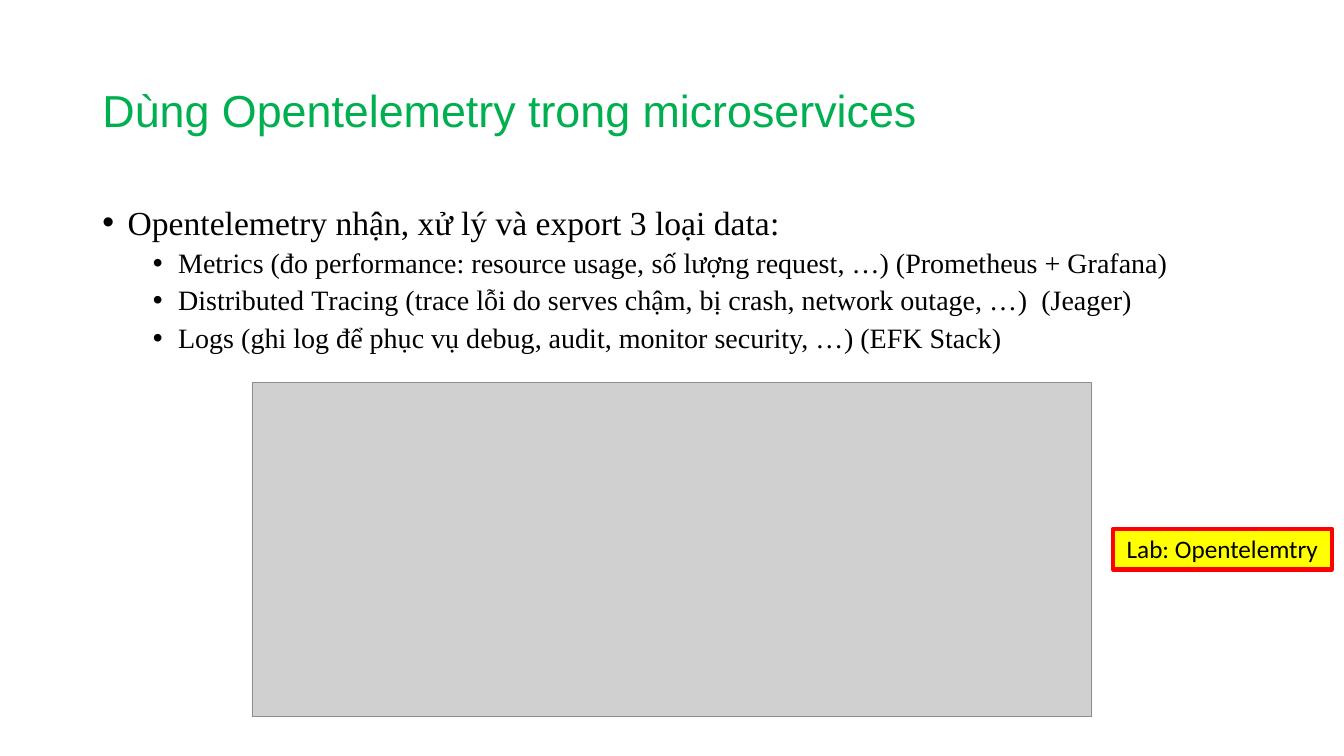
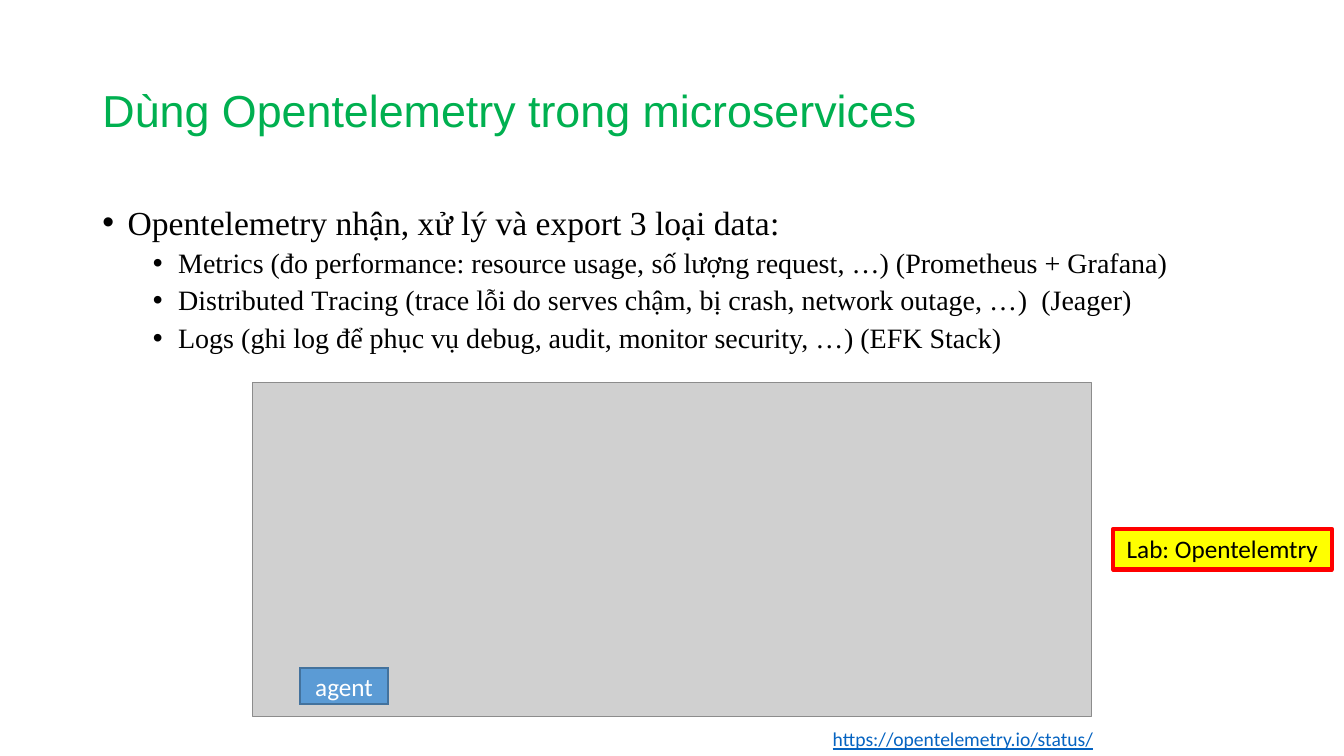
Before and after one commit to tuanndd/microservices-labs, a slide deck: slide 3 of module-6/Choosing-a-Microservices-Deployment-Strategy.pptx. Drawn at 1344x756 pixels with LibreOffice and Linux fonts; fonts in the diff are those of the drawing; grey boxes stand for pictures. Boxes give left, top, right and bottom in pixels: in the first picture for what was removed or moved away, otherwise in the second. Text is boxed around its words. In the diff, an @@ line names an element or a change of style, - is before the commit and + after.

```diff
--- a/module-6/Choosing-a-Microservices-Deployment-Strategy.pptx
+++ b/module-6/Choosing-a-Microservices-Deployment-Strategy.pptx
@@ rectangle added at (x1=300, y1=668, x2=388, y2=704), fill #5B9BD5, outline #43739E 1 pt, 18 pt, text #FFFFFF @@
+agent
@@ text added at (x1=833, y1=732, x2=1093, y2=750), 14 pt, text #0563C1, underline @@
+https://opentelemetry.io/status/
```
Also in this commit, not shown: 2 other slides changed, 5 other files.
